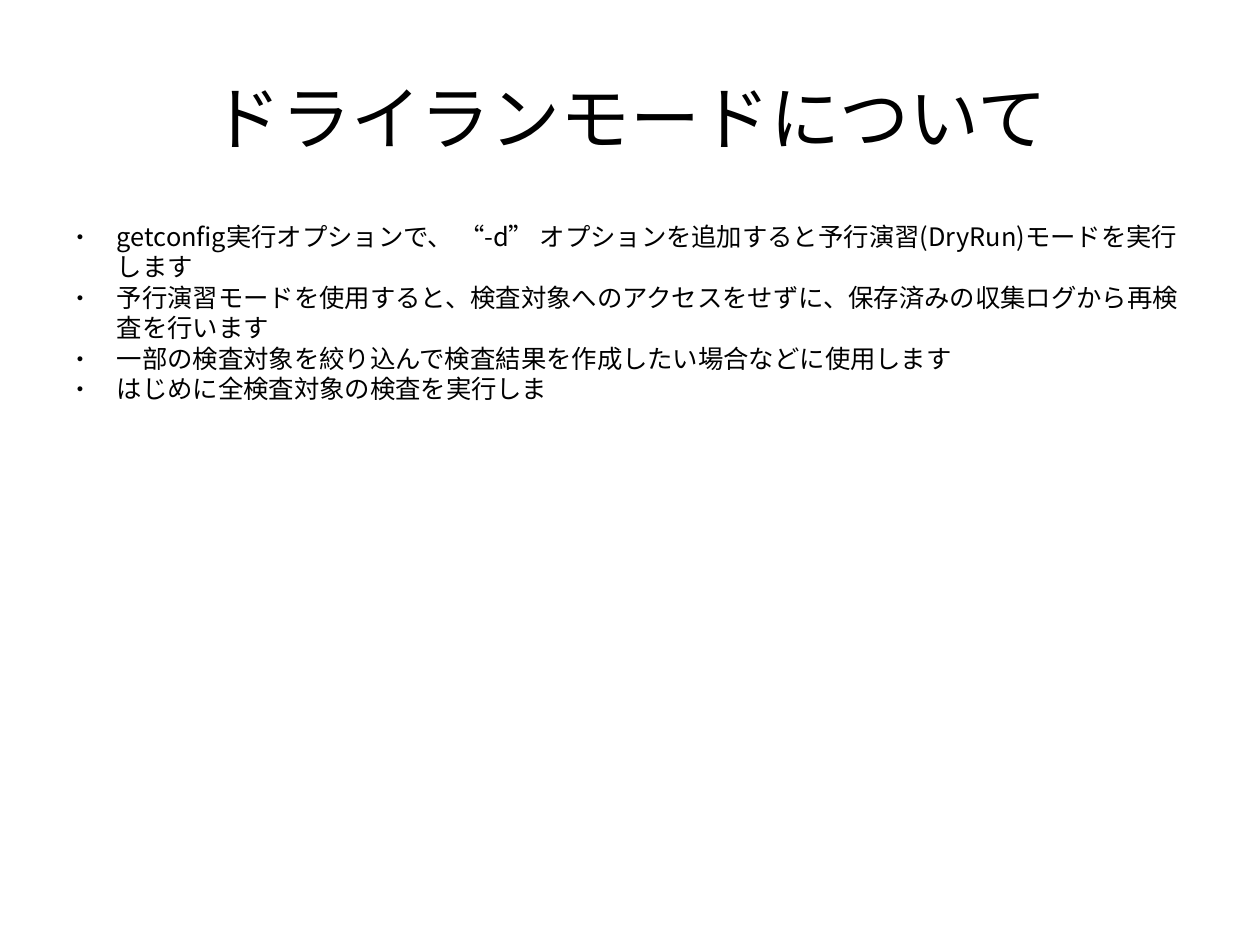
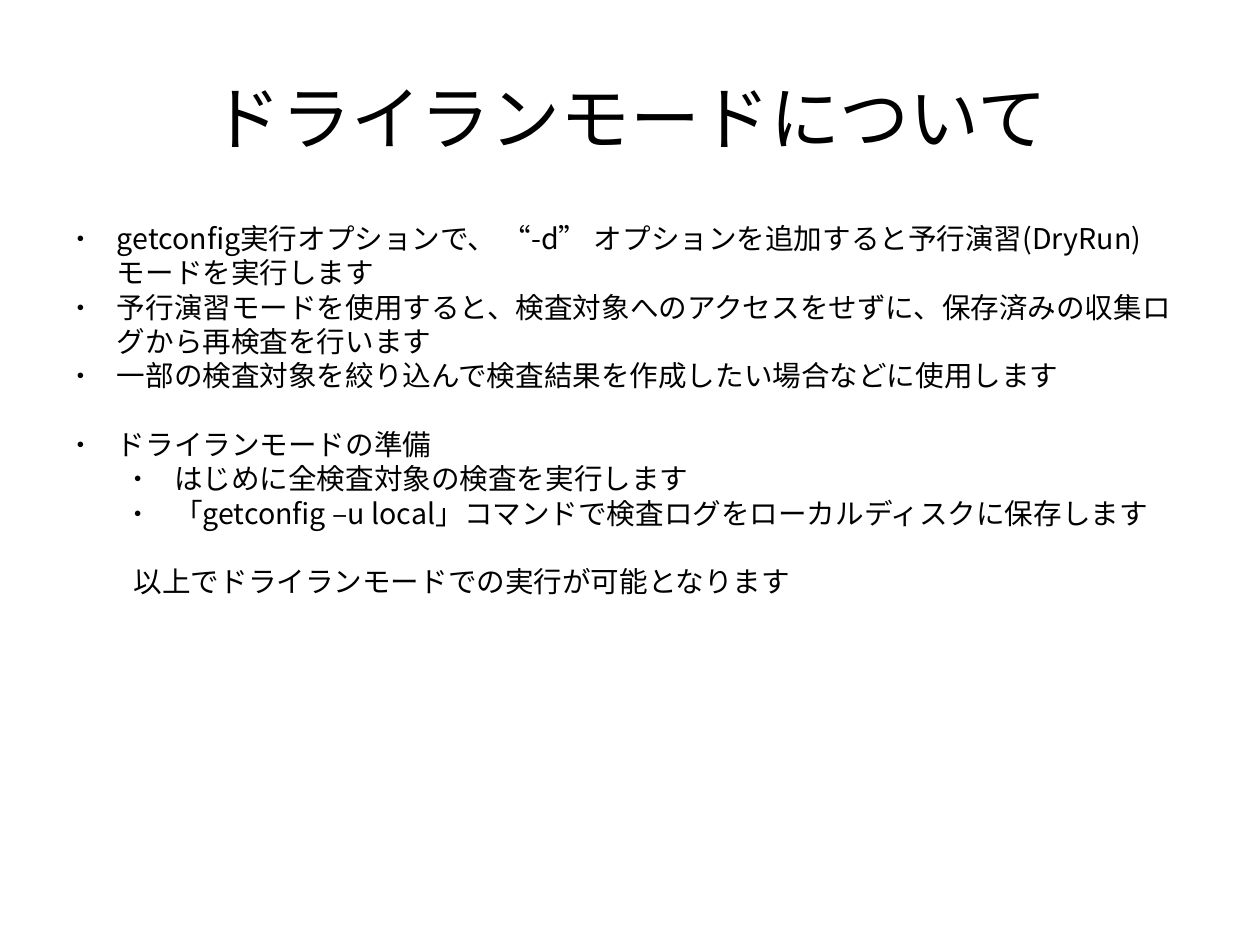
Before and after one commit to frsw3nr/gradle-server-acceptance, a slide deck: slide 63 of docs/jp/tutorial_test_pc.pptx (slide 48 before the commit). Drawn at 1260x945 pixels with LibreOffice and Linux fonts; fonts in the diff are those of the drawing. Boxes give left, top, right and bottom in pixels: in the first picture for what was removed or moved away, otherwise in the second. Text is boxed around its words. In the diff, an @@ line names an element or a change of style, - is before the commit and + after.

```diff
--- a/docs/jp/tutorial_test_pc.pptx
+++ b/docs/jp/tutorial_test_pc.pptx
@@ text at [117,225,1171,389]: size 16 to 18 pt in "getconfig実行オプションで、 “-d” オプションを追加すると予行演習(DryRun)モードを実行します", "予行演習モードを使用すると、検査対象へのアクセスをせずに、保存済みの収集ログから再検査を行います", "一部の検査対象を絞り込んで検査結果を作成したい場合などに使用します" @@
@@ text at [117,431,1148,595]: text changed; size 16 to 18 pt @@
-● はじめに全検査対象の検査を実行しま
+● ドライランモードの準備
+  ● はじめに全検査対象の検査を実行します
+  ● 「getconfig –u local」コマンドで検査ログをローカルディスクに保存します
+  以上でドライランモードでの実行が可能となります
```
Also in this commit, not shown: 12 other slides changed, 16 slides added, 1 slide removed, 1 other file.
